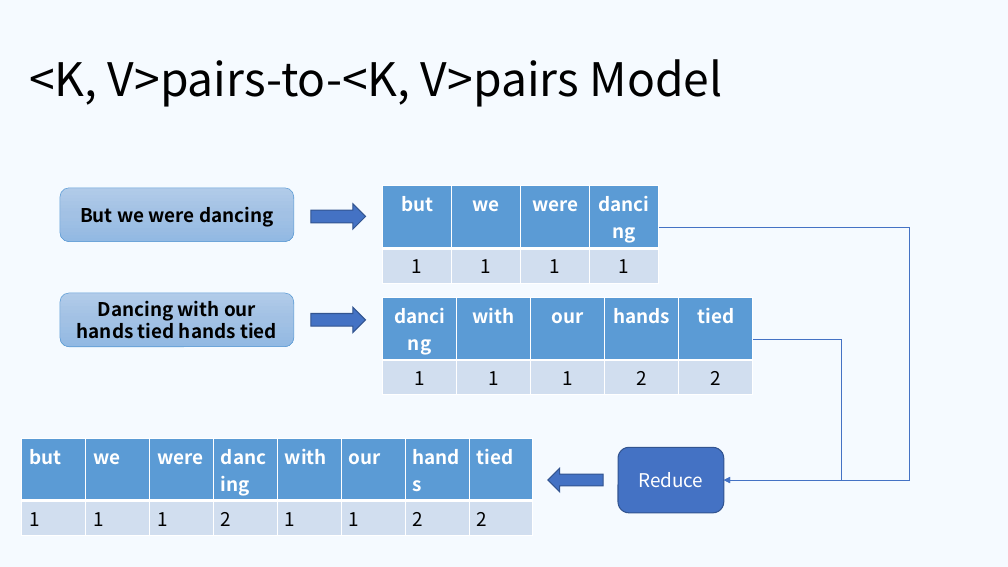
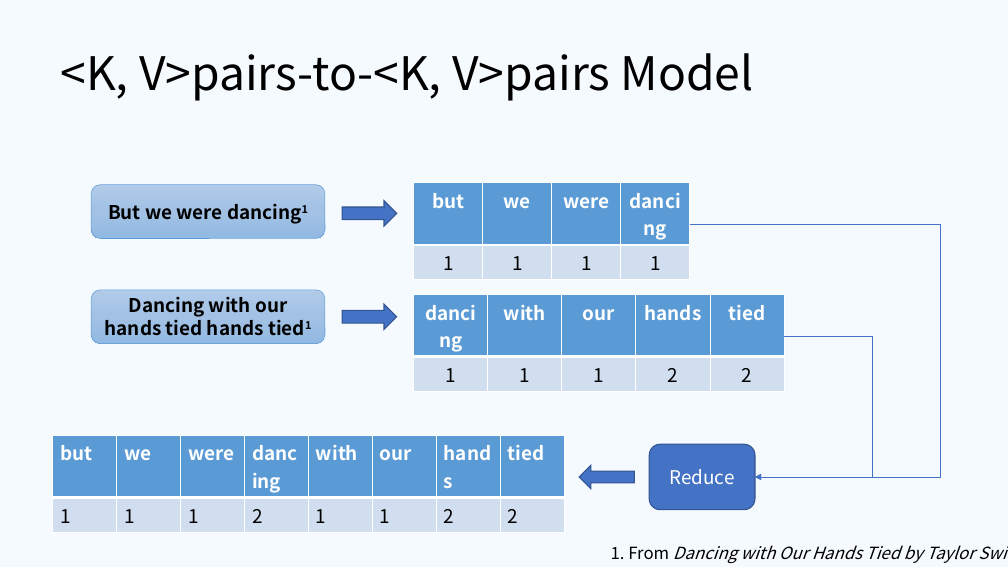
Before and after one commit to ifsheldon/OSLearning, a slide deck: slide 7 of project/MapReduce/pre.pptx. Drawn at 1008x567 pixels with LibreOffice and Linux fonts; fonts in the diff are those of the drawing. Boxes give left, top, right and bottom in pixels: in the first picture for what was removed or moved away, otherwise in the second. Text is boxed around its words. In the diff, an @@ line names an element or a change of style, - is before the commit and + after.

```diff
--- a/project/MapReduce/pre.pptx
+++ b/project/MapReduce/pre.pptx
@@ text in rounded rectangle at bbox=[108, 205, 223, 220]: text changed @@
-But we were dancing
+But we were dancing1
@@ 3 tables, 3 rounded rectangles, 2 elbow arrows, 2 right arrows, 1 title, 1 left arrow: place and size @@
-3 tables, 3 rounded rectangles, 2 elbow arrows, 2 right arrows, 1 title, 1 left arrow at bbox=[22, 59, 910, 530]
+3 tables, 3 rounded rectangles, 2 elbow arrows, 2 right arrows, 1 title, 1 left arrow at bbox=[53, 53, 941, 527]
@@ text in rounded rectangle at bbox=[105, 297, 287, 336]: text changed @@
-Dancing with our hands tied hands tied
+Dancing with our hands tied hands tied1
@@ text added at bbox=[611, 545, 974, 564], 16 pt, text #000000, italic @@
+1. From Dancing with Our Hands Tied by Taylor Swift
```
Also in this commit, not shown: 10 other slides changed, 9 slides added, 6 slides removed, 1 other file.
